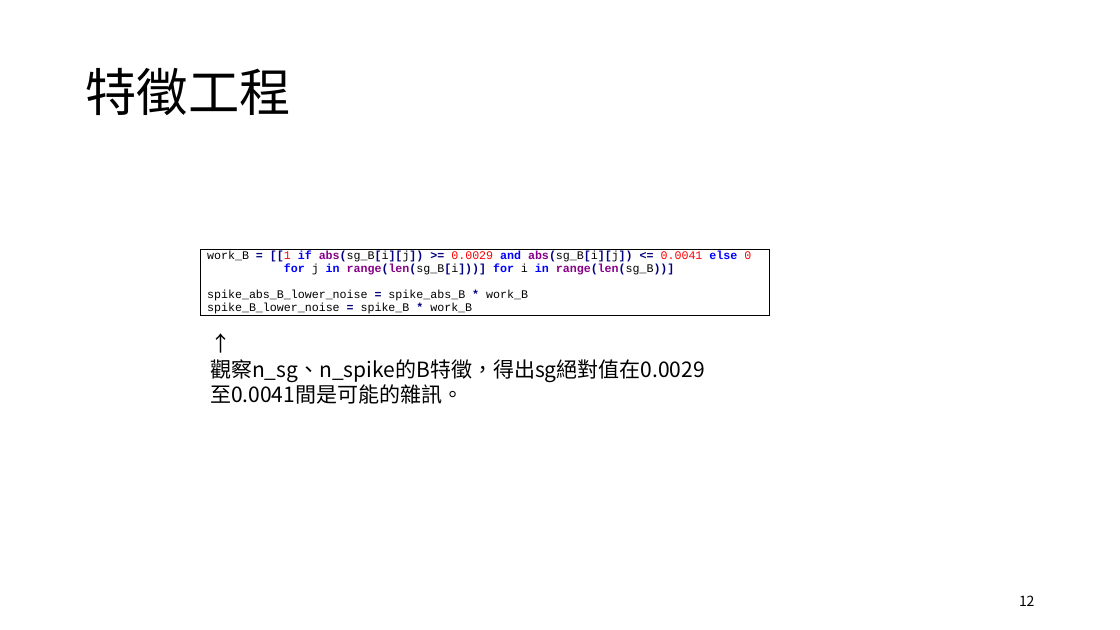
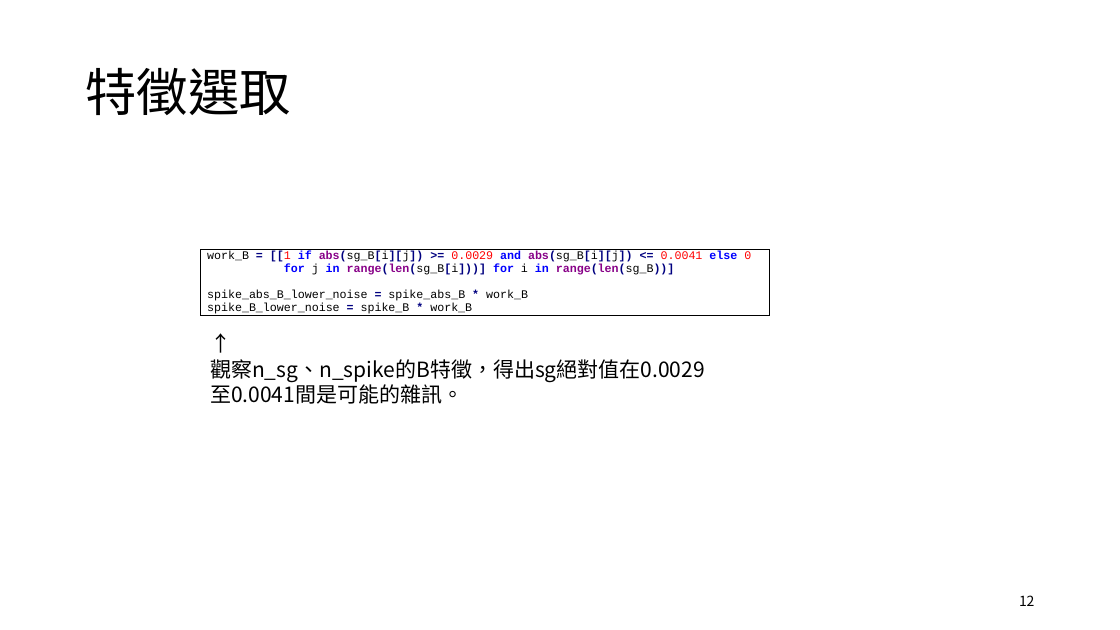
Before and after one commit to FuJasmine/imbd2022final, a slide deck: slide 12 of 2022全國智慧製造大數據分析競賽_ProjectB.pptx. Drawn at 1120x630 pixels with LibreOffice and Linux fonts; fonts in the diff are those of the drawing. Boxes give left, top, right and bottom in pixels: in the first picture for what was removed or moved away, otherwise in the second. Text is boxed around its words. In the diff, an @@ line names an element or a change of style, - is before the commit and + after.

```diff
--- a/2022全國智慧製造大數據分析競賽_ProjectB.pptx
+++ b/2022全國智慧製造大數據分析競賽_ProjectB.pptx
@@ title at (x1=85, y1=67, x2=290, y2=115): text changed @@
-特徵工程
+特徵選取
```
